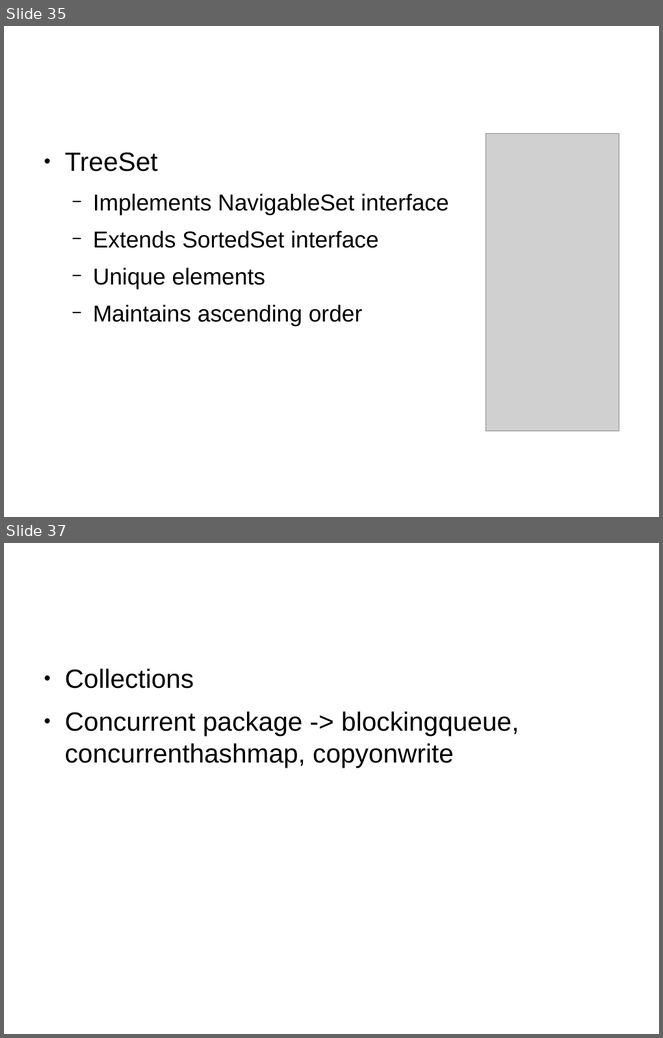
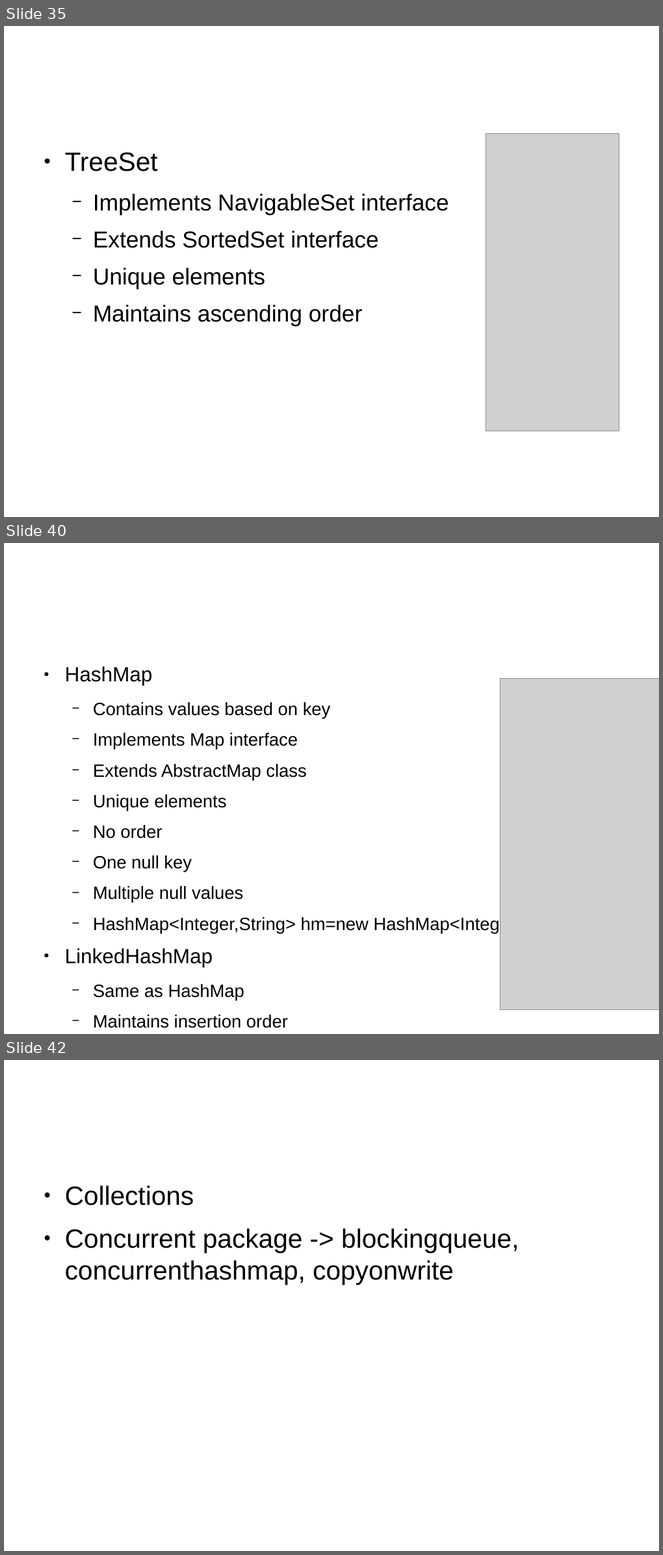
Before and after one commit to shikha-desai/Internship_PreWork, a slide deck: Java/Java_Notes.odp. Shown one above the other, each under a label of ours: slides 35 and 37 before the commit, slides 35, 40 and 42 after it; the slides between them are not shown. The pictures are 663x1038 and 663x1555 pixels, drawn with LibreOffice and Linux fonts; fonts in the diff are those of the drawing; grey boxes stand for pictures; background and template pictures are left out. Boxes give left, top, right and bottom in pixels: in the first picture for what was removed or moved away, otherwise in the second. Text is boxed around its words. In the diff, an @@ line names an element or a change of style, - is before the commit and + after.

```diff
--- a/Java/Java_Notes.odp
+++ b/Java/Java_Notes.odp
@@ slide 40 added at [4, 543, 659, 1034], background picture (left out) @@
@@ text added at [65, 667, 594, 1029], 21.6 pt, text #000000 @@
+● HashMap
+  − Contains values based on key
+  − Implements Map interface
+  − Extends AbstractMap class
+  − Unique elements
+  − No order
+  − One null key
+  − Multiple null values
+  − HashMap<Integer,String> hm=new HashMap<Integer,String>();
+● LinkedHashMap
+  − Same as HashMap
+  − Maintains insertion order
@@ picture added at [501, 679, 659, 1010] @@
@@ what was slide 37 is now slide 42 @@
```
Also in this commit, not shown: 1 slide changed, 5 other slides added, 1 slide removed, 1 other file.
